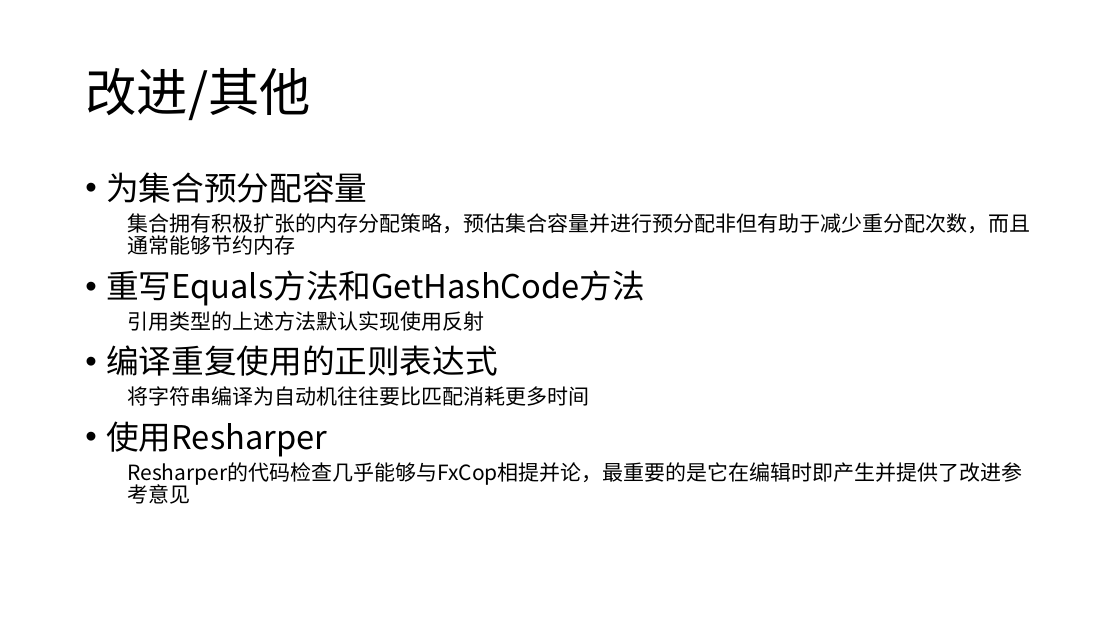
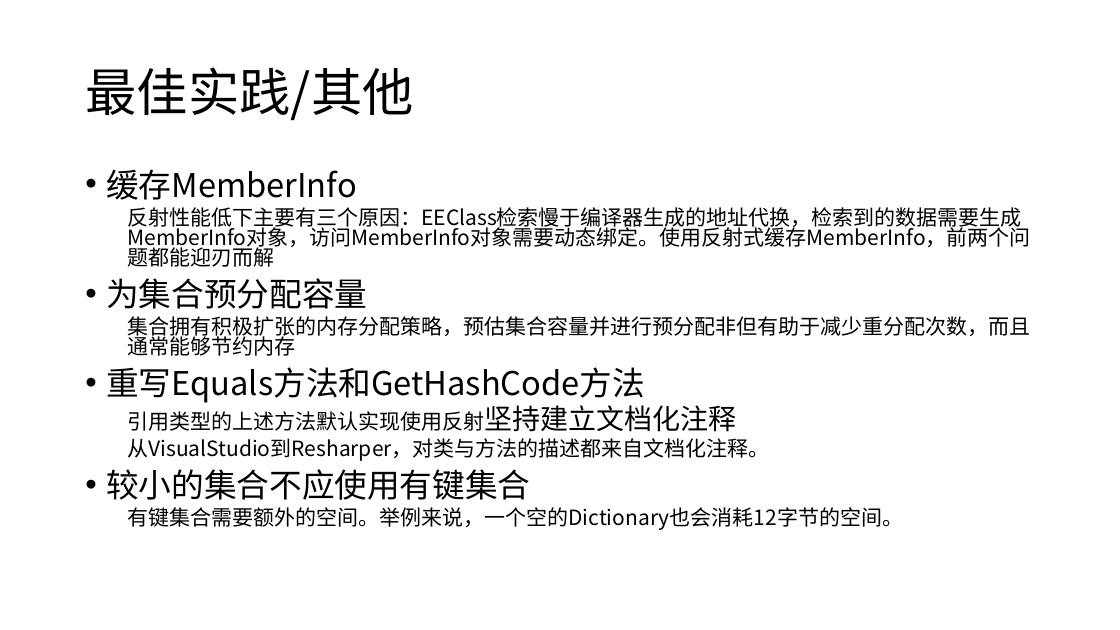
Before and after one commit to snakealpha/DotNetSession, a slide deck: slide 16 of pptx.pptx.pptx (slide 15 before the commit). Drawn at 1120x630 pixels with LibreOffice and Linux fonts; fonts in the diff are those of the drawing. Boxes give left, top, right and bottom in pixels: in the first picture for what was removed or moved away, otherwise in the second. Text is boxed around its words. In the diff, an @@ line names an element or a change of style, - is before the commit and + after.

```diff
--- a/pptx.pptx.pptx
+++ b/pptx.pptx.pptx
@@ title at [85, 67, 413, 121]: text changed @@
-改进/其他
+最佳实践/其他
@@ text at [106, 169, 1031, 267]: paragraphs added @@
+• 缓存MemberInfo
+  反射性能低下主要有三个原因：EEClass检索慢于编译器生成的地址代换，检索到的数据需要生成MemberInfo对象，访问MemberInfo对象需要动态绑定。使用反射式缓存MemberInfo，前两个问题都能迎刃而解
@@ text at [106, 278, 1030, 403]: line spacing 0.9 to 0.8 @@
@@ text at [106, 405, 903, 530]: text changed @@
-  引用类型的上述方法默认实现使用反射
-• 编译重复使用的正则表达式
-  将字符串编译为自动机往往要比匹配消耗更多时间
-• 使用Resharper
-  Resharper的代码检查几乎能够与FxCop相提并论，最重要的是它在编辑时即产生并提供了改进参考意见
+  引用类型的上述方法默认实现使用反射坚持建立文档化注释
+  从VisualStudio到Resharper，对类与方法的描述都来自文档化注释。
+• 较小的集合不应使用有键集合
+  有键集合需要额外的空间。举例来说，一个空的Dictionary也会消耗12字节的空间。
```
Also in this commit, not shown: 5 other slides changed, 1 slide added.
